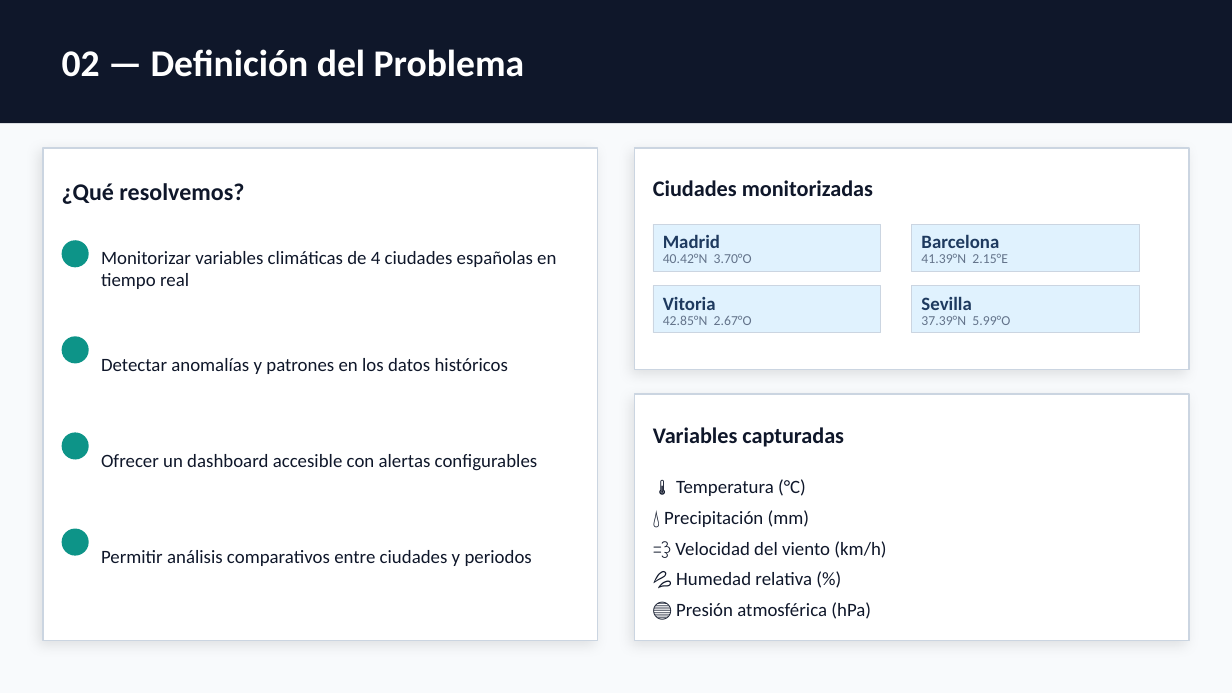
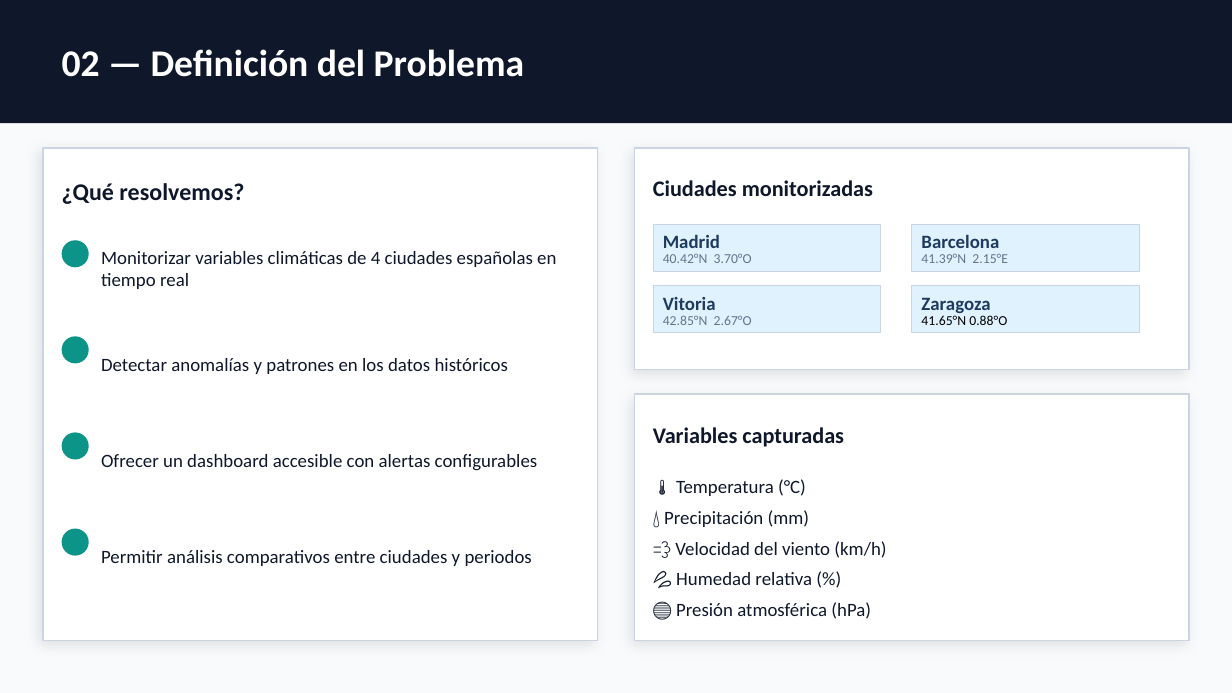
Before and after one commit to Jon8a/IoT-EntregableFinal, a slide deck: slide 4 of ProyectoFinal_PresentacionIntermedia.pptx. Drawn at 1232x693 pixels with LibreOffice and Linux fonts; fonts in the diff are those of the drawing. Boxes give left, top, right and bottom in pixels: in the first picture for what was removed or moved away, otherwise in the second. Text is boxed around its words. In the diff, an @@ line names an element or a change of style, - is before the commit and + after.

Commit message:
cambio en presentacion

```diff
--- a/ProyectoFinal_PresentacionIntermedia.pptx
+++ b/ProyectoFinal_PresentacionIntermedia.pptx
@@ text at bbox=[921, 298, 990, 316]: text changed @@
-Sevilla
+Zaragoza
@@ text at bbox=[921, 315, 1007, 325]: text changed; text colour #64748B to #000000 @@
-37.39°N 5.99°O
+41.65°N 0.88°O
```
